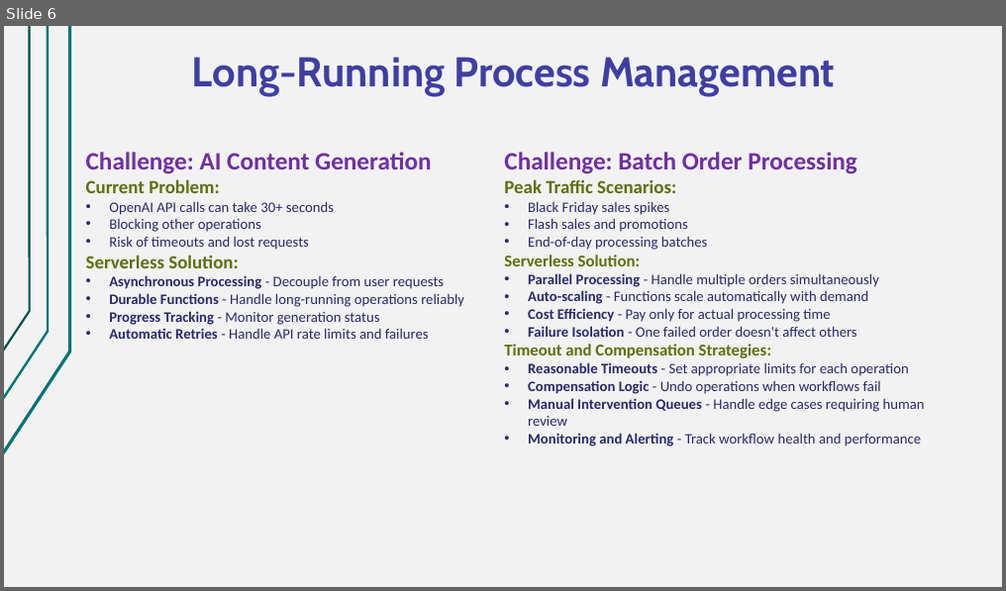
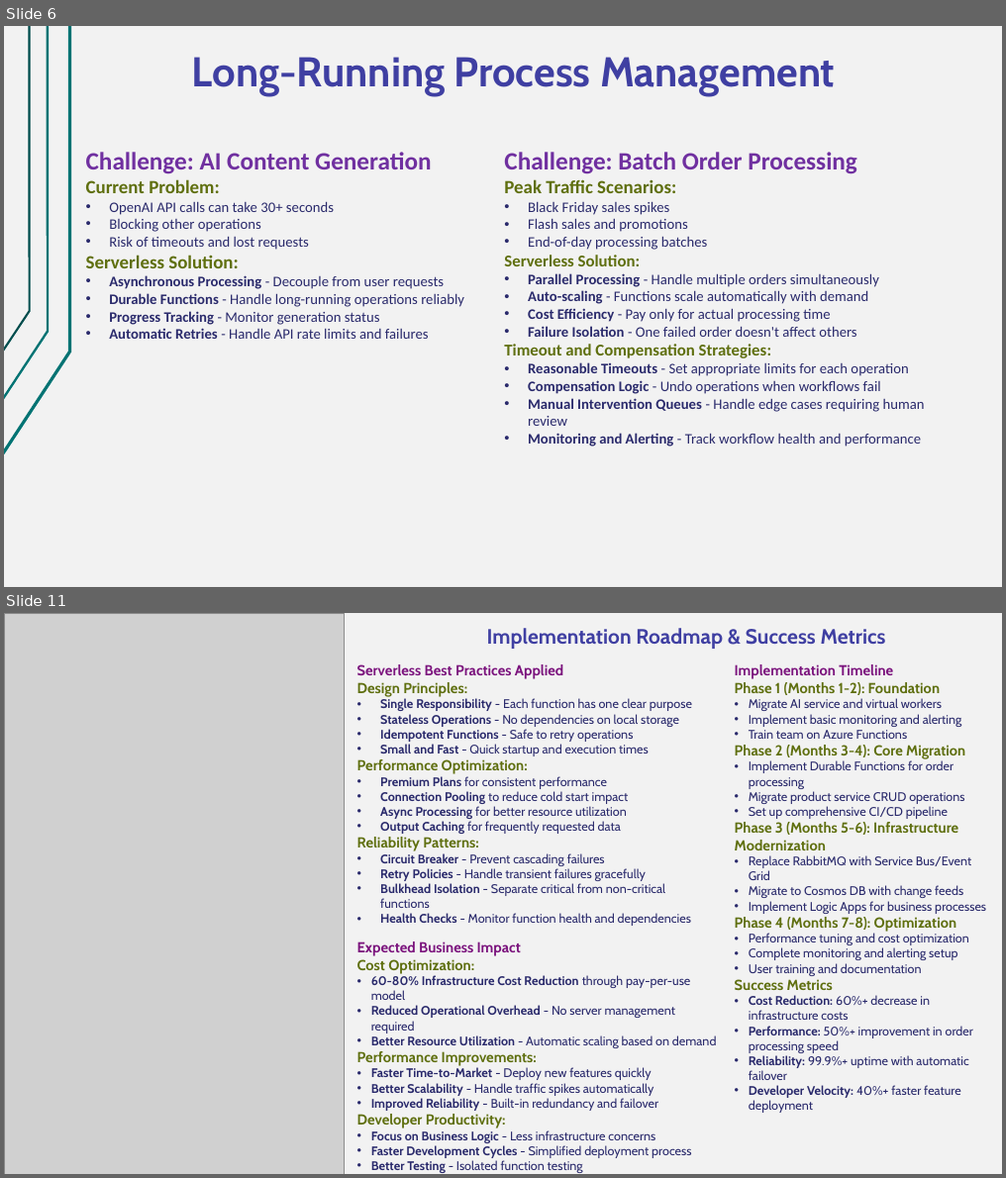
Before and after one commit to Nikolai-Semko/CST8917_Final_Oral_Exam, a slide deck: CST8917_Final_Oral_Exam_Presentation.pptx. Shown one above the other, each under a label of ours: slide 6 before the commit, slides 6 and 11 after it; the slides between them are not shown. The pictures are 1006x591 and 1006x1178 pixels, drawn with LibreOffice and Linux fonts; fonts in the diff are those of the drawing; grey boxes stand for pictures. Boxes give left, top, right and bottom in pixels: in the first picture for what was removed or moved away, otherwise in the second. Text is boxed around its words. In the diff, an @@ line names an element or a change of style, - is before the commit and + after.

```diff
--- a/CST8917_Final_Oral_Exam_Presentation.pptx
+++ b/CST8917_Final_Oral_Exam_Presentation.pptx
@@ slide 11 added at (4,613,1002,1174), background #F2F2F2; not listed: 3 template elements that a slide beside it also shows @@
@@ picture added at (4,613,344,1174) @@
@@ text added at (487,628,886,649), 20 pt, text #3F3FA2, bold @@
+Implementation Roadmap & Success Metrics
@@ text added at (357,664,692,926), 12 pt, text #2A2A6C @@
+Serverless Best Practices Applied
+Design Principles:
+• Single Responsibility - Each function has one clear purpose
+• Stateless Operations - No dependencies on local storage
+• Idempotent Functions - Safe to retry operations
+• Small and Fast - Quick startup and execution times
+Performance Optimization:
+• Premium Plans for consistent performance
+• Connection Pooling to reduce cold start impact
+• Async Processing for better resource utilization
+• Output Caching for frequently requested data
+Reliability Patterns:
+• Circuit Breaker - Prevent cascading failures
+• Retry Policies - Handle transient failures gracefully
+• Bulkhead Isolation - Separate critical from non-critical functions
+• Health Checks - Monitor function health and dependencies
@@ text added at (735,664,986,1113), 12 pt, text #2A2A6C @@
+Implementation Timeline
+Phase 1 (Months 1-2): Foundation
+• Migrate AI service and virtual workers
+• Implement basic monitoring and alerting
+• Train team on Azure Functions
+Phase 2 (Months 3-4): Core Migration
+• Implement Durable Functions for order processing
+• Migrate product service CRUD operations
+• Set up comprehensive CI/CD pipeline
+Phase 3 (Months 5-6): Infrastructure Modernization
+• Replace RabbitMQ with Service Bus/Event Grid
+• Migrate to Cosmos DB with change feeds
+• Implement Logic Apps for business processes
+Phase 4 (Months 7-8): Optimization
+• Performance tuning and cost optimization
+• Complete monitoring and alerting setup
+• User training and documentation
+Success Metrics
+• Cost Reduction: 60%+ decrease in infrastructure costs
+• Performance: 50%+ improvement in order processing speed
+• Reliability: 99.9%+ uptime with automatic failover
+• Developer Velocity: 40%+ faster feature deployment
@@ text added at (357,942,717,1173), 12 pt, text #2A2A6C, bold @@
+Expected Business Impact
+Cost Optimization:
+• 60-80% Infrastructure Cost Reduction through pay-per-use model
+• Reduced Operational Overhead - No server management required
+• Better Resource Utilization - Automatic scaling based on demand
+Performance Improvements:
+• Faster Time-to-Market - Deploy new features quickly
+• Better Scalability - Handle traffic spikes automatically
+• Improved Reliability - Built-in redundancy and failover
+Developer Productivity:
+• Focus on Business Logic - Less infrastructure concerns
+• Faster Development Cycles - Simplified deployment process
+• Better Testing - Isolated function testing
```
Also in this commit, not shown: 5 other slides added, 5 slides removed, 1 other file.
